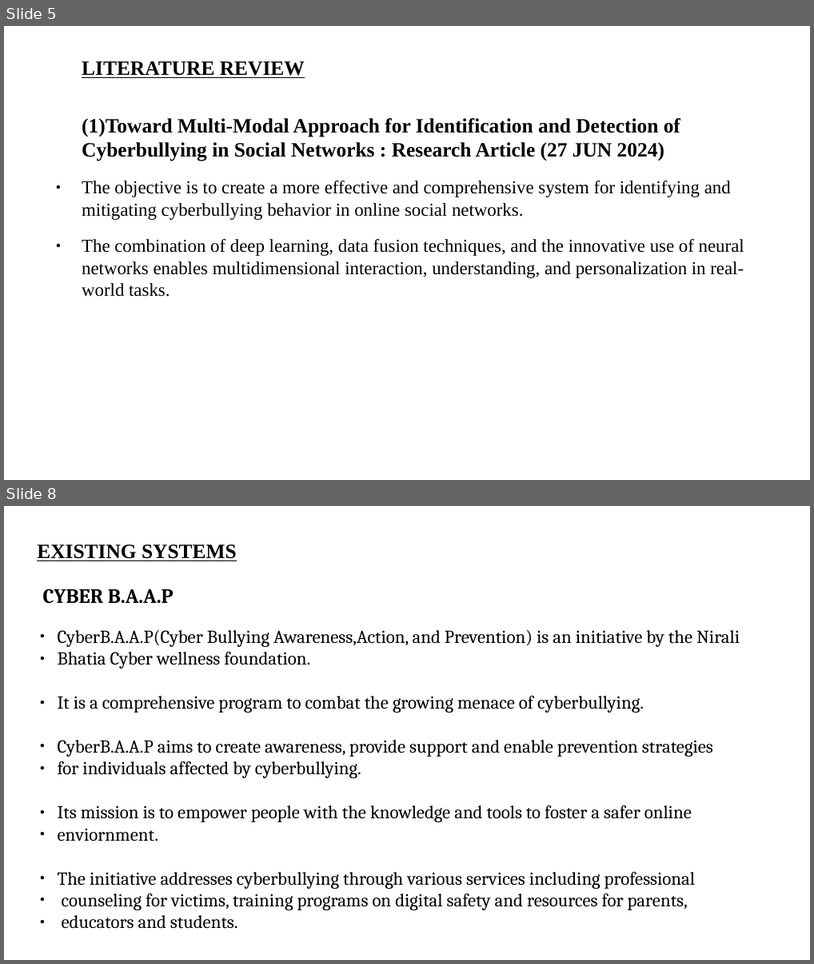
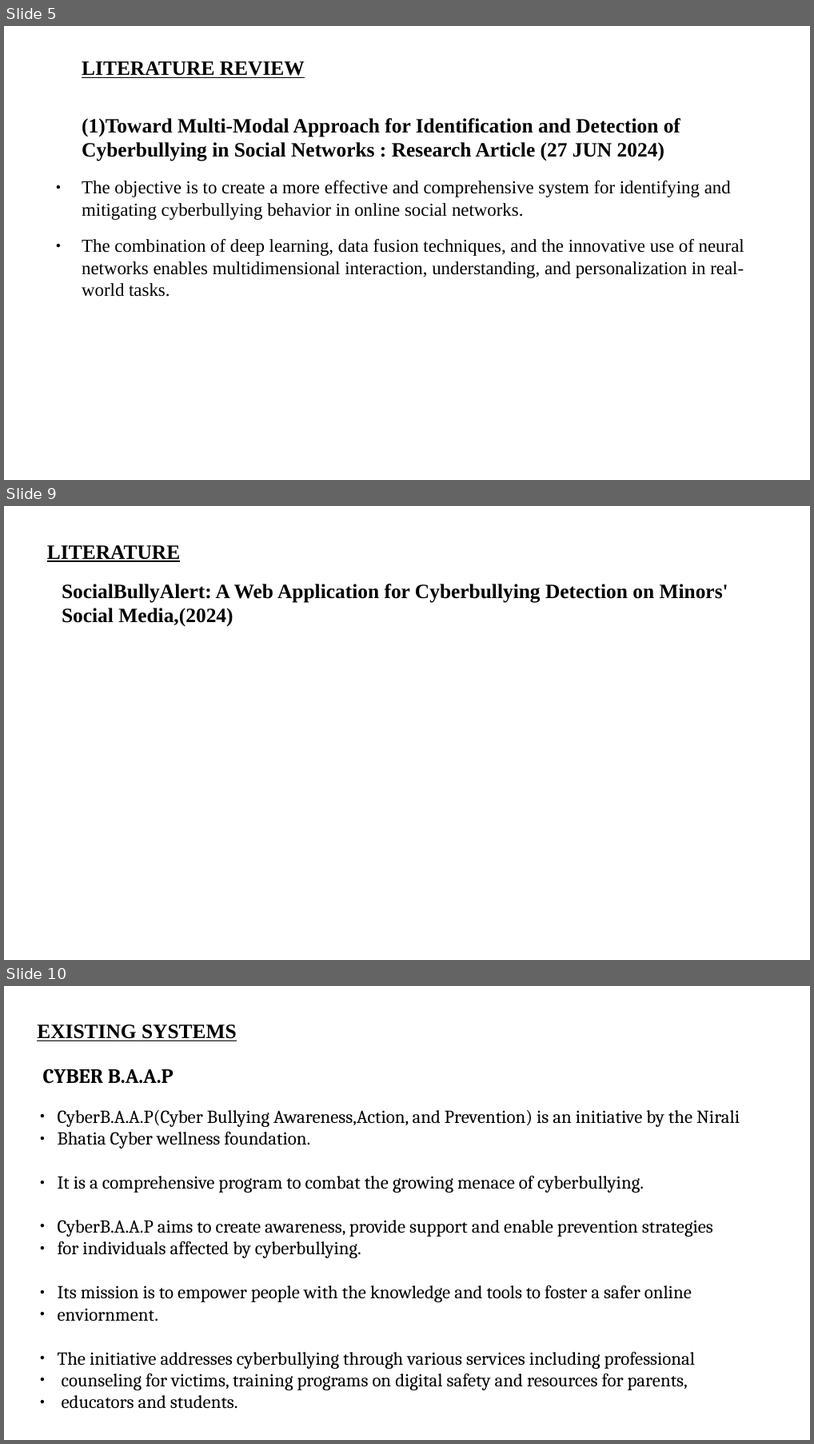
Before and after one commit to ihsanul1234/mini_project_ppt, a slide deck: 14.odp. Shown one above the other, each under a label of ours: slides 5 and 8 before the commit, slides 5, 9 and 10 after it; the slides between them are not shown. The pictures are 814x964 and 814x1444 pixels, drawn with LibreOffice and Linux fonts; fonts in the diff are those of the drawing. Boxes give left, top, right and bottom in pixels: in the first picture for what was removed or moved away, otherwise in the second. Text is boxed around its words. In the diff, an @@ line names an element or a change of style, - is before the commit and + after.

```diff
--- a/14.odp
+++ b/14.odp
@@ slide 9 added at (4,506,810,960), background #FFFFFF @@
@@ title added at (47,545,180,562), 20 pt, text #000000, bold, underline @@
+LITERATURE
@@ text added at (62,584,729,626), 20 pt, text #000000, bold @@
+SocialBullyAlert: A Web Application for Cyberbullying Detection on Minors' Social Media,(2024)
@@ what was slide 8 is now slide 10 @@
```
Also in this commit, not shown: 1 slide changed, 2 other slides added, 1 slide removed.
